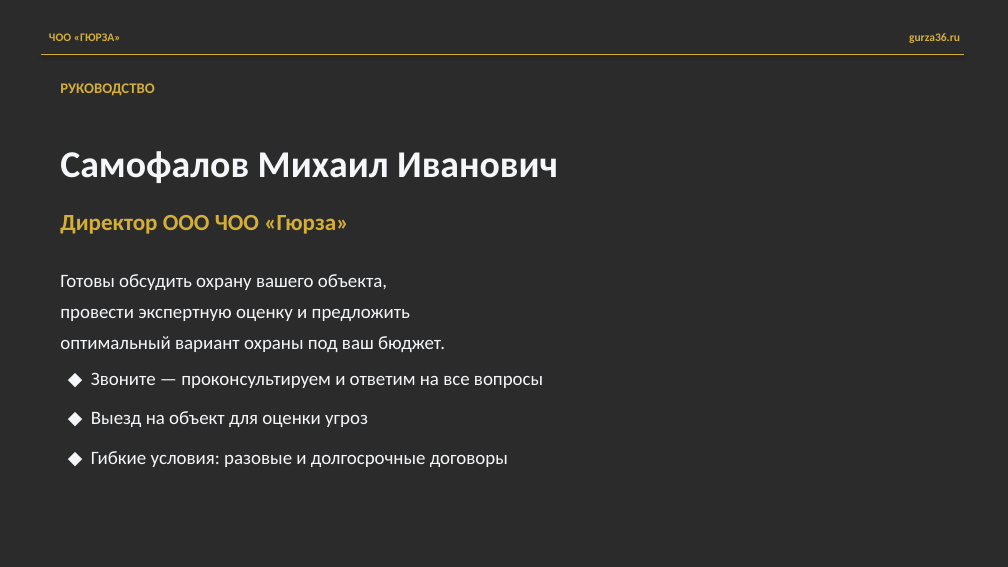
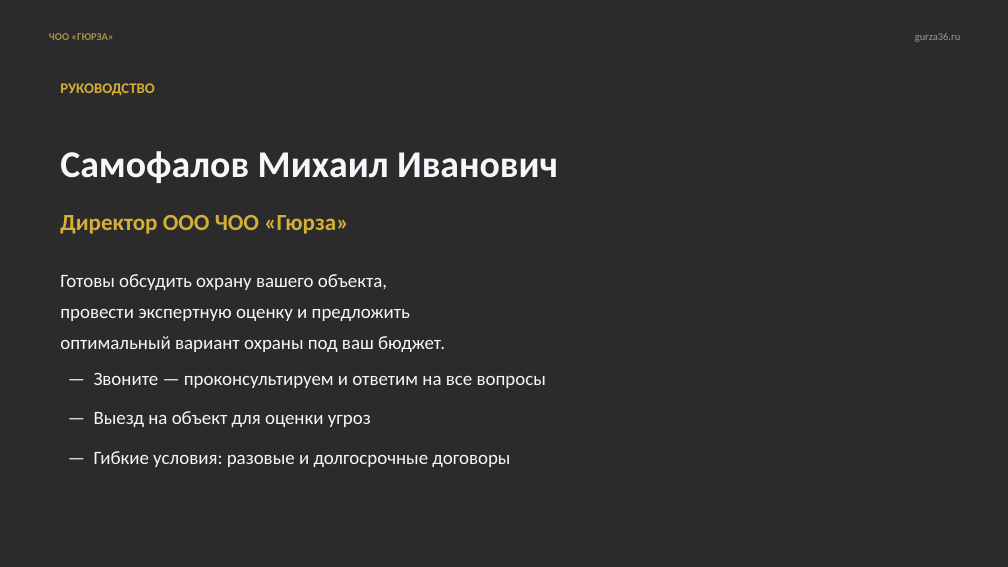
Before and after one commit to MatveyTORSHILOV/Gursa, a slide deck: slide 8 of presentation/gyurza-presentation.pptx (slide 11 before the commit). Drawn at 1008x567 pixels with LibreOffice and Linux fonts; fonts in the diff are those of the drawing; background and template pictures are left out; a plain dark background stands for a picture behind light text. Boxes give left, top, right and bottom in pixels: in the first picture for what was removed or moved away, otherwise in the second. Text is boxed around its words. In the diff, an @@ line names an element or a change of style, - is before the commit and + after.

```diff
--- a/presentation/gyurza-presentation.pptx
+++ b/presentation/gyurza-presentation.pptx
@@ text "ЧОО «ГЮРЗА»" at (49, 33, 113, 40): size 11 to 10 pt, text colour #D4AF37 to #AA9146 @@
@@ text "gurza36.ru" at (915, 33, 960, 42): size 11 to 10 pt, text colour #D4AF37 to #919BAF, bold off @@
@@ rectangle removed at (42, 54, 964, 54) @@
@@ text at (94, 372, 546, 467): text changed @@
-◆ Звоните — проконсультируем и ответим на все вопросы
-◆ Выезд на объект для оценки угроз
-◆ Гибкие условия: разовые и долгосрочные договоры
+— Звоните — проконсультируем и ответим на все вопросы
+— Выезд на объект для оценки угроз
+— Гибкие условия: разовые и долгосрочные договоры
```
Also in this commit, not shown: 6 other slides changed, 3 slides removed, 4 other files.
